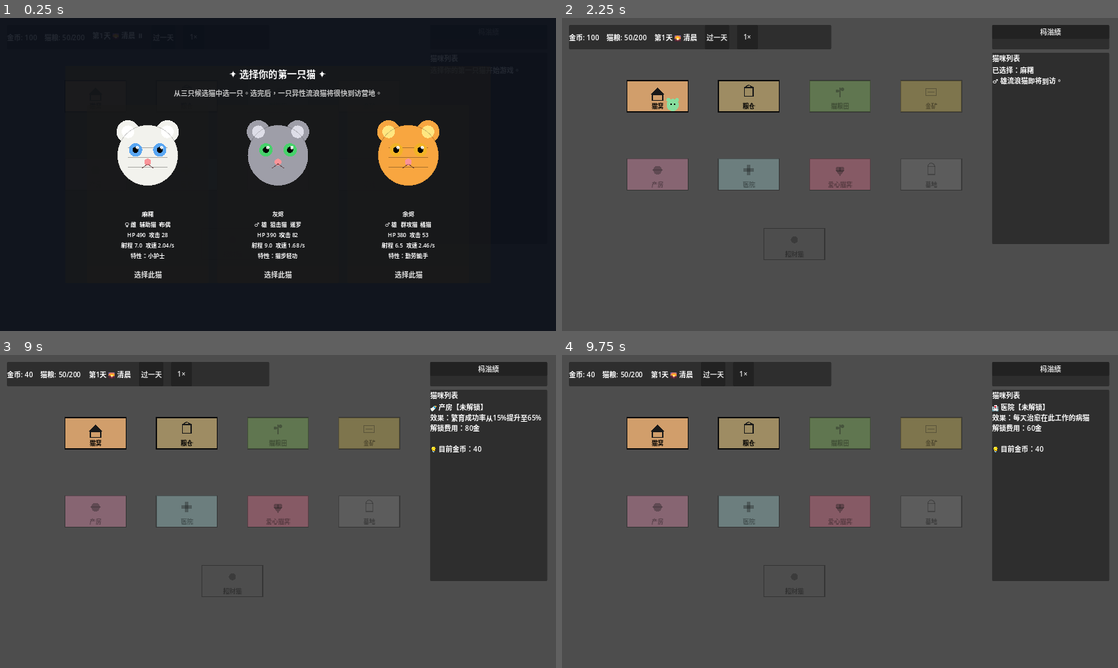
Above: before the commit, frames 1-4 (two rows, left to right).
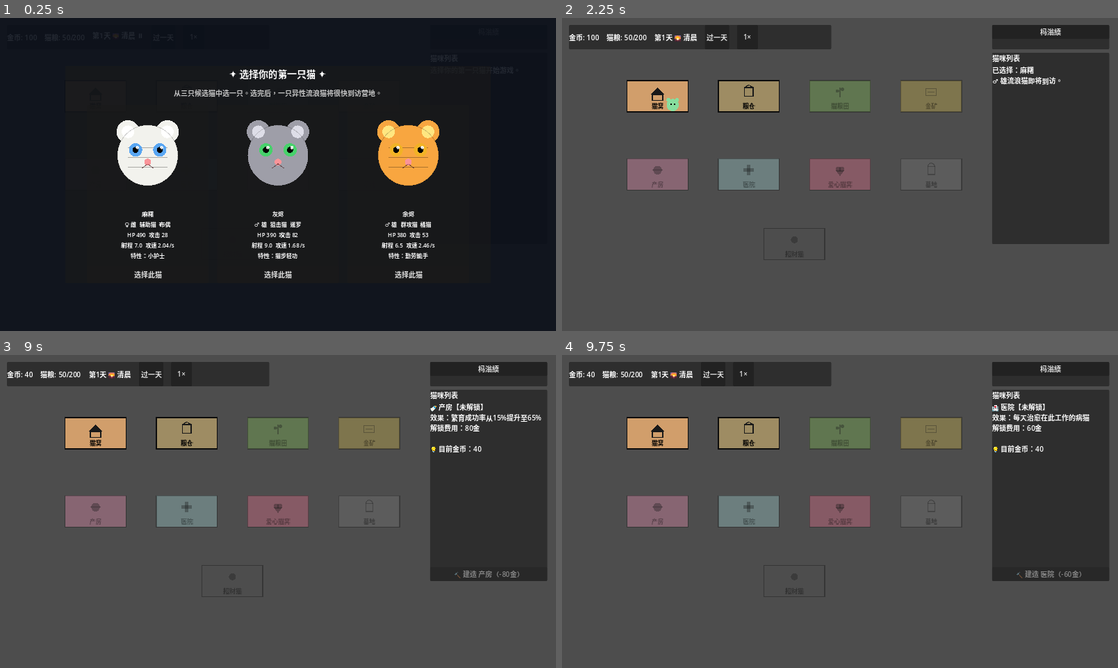
Above: after the commit, the same moments.

Repository: chriszcc1021/superMaomao
Game: Godot game, scene res://scenes/camp/CampScene.tscn
Same seed, same stepped clock (60 frames per second), same inputs: the game is played once before the commit and once after it.
Inputs (mouse positions are in pixels of both pictures, inside the frame that each line leads up to):
- Up to frame 1 (0.25 s): no input
- Up to frame 2 (2.25 s): click "过一天" at 0.5 s; click "1×" at 1.25 s; click "选择此猫" at 2 s
- Up to frame 3 (9 s): click "1×" at 2.75 s; click (183, 373) at 3.5 s; click "杩滃緛" at 4.25 s; click "开始/继续" at 5 s; click "开始/继续" at 5.75 s; click "返回营地" at 6.5 s; tap Enter at 7.25 s; drag from (94, 433) to (189, 511) at 7.27 s; click "🏠 扩建猫窝 -60金（5→6格）" at 8 s; tap Space at 8.75 s; drag from (94, 511) to (278, 433) at 8.77 s
- Up to frame 4 (9.75 s): tap Enter at 9.5 s; move the mouse to (751, 511) at 9.52 s; hold D from 9.53 s (still down); tap E at 9.6 s; click (751, 511) at 9.67 s

The runs differ from the first frame. In frame 3, 0.1% of the frame differs, in the area x 81-94%, y 68-72%; in frame 4, 0.1%, in the area x 81-94%, y 20-72%.

Commit message:
feat: P1 繁育端到端连通
① GameState.build_building() — 新方法，扣钱+set_building_state，建筑建造流程
② CampScene._show_building_preview — 加建造按钮，_on_build_building() 处理逻辑
   建完后 _spawn_buildings()+_refresh_all()+_show_building_sidebar() 三步刷新
③ BreedingUI 全中文化
   - open_for_building / _make_slot_card / _open_form_for_slot
   - _refresh_parent_options / _update_prediction / _on_confirm_pressed
   - _refresh_upgrade_button / _on_upgrade_pressed
④ BreedingUI._collect_breedable_cats — 用 .assign() 修 Variant→Array 类型转换

Diff:
--- a/autoload/GameState.gd
+++ b/autoload/GameState.gd
@@ -357,6 +357,16 @@
 # ─── 建筑升级 ─────────────────────────────────────────────────────────────────
 
 ## 返回升级是否成功
+## 建造一个新建筑。成功返回 true，失败返回 false。
+func build_building(building_id: String) -> bool:
+	if has_building(building_id):
+		return false  # 已建造
+	var cost: int = int(GameConstants.BUILDING_COSTS.get(building_id, 0))
+	if cost > 0 and not spend_coins(cost):
+		return false
+	set_building_state(building_id, true)
+	return true
+
 func upgrade_building(building_id: String) -> bool:
 	match building_id:
 		"cat_house":
--- a/scenes/camp/CampScene.gd
+++ b/scenes/camp/CampScene.gd
@@ -242,6 +242,13 @@
 		lines.append("")
 		lines.append("💡 目前金币：%d" % _game_state.coins)
 	_set_sidebar_text("\n".join(lines))
+	# 建造按钮
+	var can_afford: bool = _game_state.coins >= cost
+	_add_action_button(
+		"🔨 建造 %s（-%d金）" % [_building_display_name(building_id), cost],
+		_on_build_building.bind(building_id),
+		can_afford
+	)
 
 func _refresh_cat_nodes() -> void:
 	for child: Node in _cats_root.get_children():
@@ -471,6 +478,17 @@
 		_set_sidebar_text("\n\n".join(biographies))
 	_refresh_all()
 
+func _on_build_building(building_id: String) -> void:
+	if _game_state == null:
+		return
+	var ok: bool = _game_state.build_building(building_id)
+	if ok:
+		_spawn_buildings()  # 刷新建筑外观（半透明→正常）
+		_refresh_all()
+		_show_building_sidebar(building_id)
+	else:
+		_set_sidebar_text("❌ 建造失败（金币不足或已建造）")
+
 func _on_upgrade_building(building_id: String) -> void:
 	if _game_state == null:
 		return
--- a/scenes/camp/ui/BreedingUI.gd
+++ b/scenes/camp/ui/BreedingUI.gd
@@ -50,7 +50,7 @@
 		_open_form_for_slot(slot_idx)
 	else:
 		_form_panel.visible = false
-		_status_label.text = "No breeding slot is currently free."
+		_status_label.text = "所有坑位均已占用，请等待幼崽出生。"
 
 func refresh() -> void:
 	if _game_state == null:
@@ -74,33 +74,33 @@
 	card.add_child(vbox)
 
 	var title := Label.new()
-	title.text = "Slot %d" % (idx + 1)
+	title.text = "坑位 %d" % (idx + 1)
 	title.horizontal_alignment = HORIZONTAL_ALIGNMENT_CENTER
 	vbox.add_child(title)
 
 	if slot.get("active", false):
 		var father: CatData = _game_state.find_cat(str(slot.get("father_id", "")))
 		var mother: CatData = _game_state.find_cat(str(slot.get("mother_id", "")))
-		var father_name := str(father.cat_name) if father != null else "Unknown"
-		var mother_name := str(mother.cat_name) if mother != null else "Unknown"
+		var father_name := str(father.cat_name) if father != null else "未知"
+		var mother_name := str(mother.cat_name) if mother != null else "未知"
 
 		var info := Label.new()
-		info.text = "M %s\nF %s" % [father_name, mother_name]
+		info.text = "♂ %s\n♀ %s" % [father_name, mother_name]
 		info.autowrap_mode = TextServer.AUTOWRAP_WORD_SMART
 		vbox.add_child(info)
 
 		var days_label := Label.new()
-		days_label.text = "%d day(s) left" % int(slot.get("days_remaining", 0))
+		days_label.text = "还需 %d 天" % int(slot.get("days_remaining", 0))
 		days_label.horizontal_alignment = HORIZONTAL_ALIGNMENT_CENTER
 		vbox.add_child(days_label)
 	else:
 		var empty_label := Label.new()
-		empty_label.text = "Empty slot"
+		empty_label.text = "空闲"
 		empty_label.horizontal_alignment = HORIZONTAL_ALIGNMENT_CENTER
 		vbox.add_child(empty_label)
 
 		var btn := Button.new()
-		btn.text = "Start breeding"
+		btn.text = "开始繁育"
 		btn.pressed.connect(func() -> void: _open_form_for_slot(idx))
 		vbox.add_child(btn)
 
@@ -111,7 +111,7 @@
 	_form_panel.visible = true
 	_available_cats = _collect_breedable_cats()
 	_refresh_parent_options()
-	_status_label.text = "Choose a father and mother for slot %d." % (slot_idx + 1)
+	_status_label.text = "为坑位 %d 选择父猫和母猫。" % (slot_idx + 1)
 
 func _bind_static_options() -> void:
 	_breed_option.clear()
@@ -143,7 +143,7 @@
 	_male_count = males.size()
 	_confirm_button.disabled = males.is_empty() or females.is_empty()
 	if males.is_empty() or females.is_empty():
-		_prediction_label.text = "Need at least one male cat and one female cat."
+		_prediction_label.text = "需要至少一只公猫和一只母猫才能繁育。"
 		return
 	_update_prediction()
 
@@ -154,13 +154,13 @@
 	var father = _selected_parent(_father_option)
 	var mother = _selected_parent(_mother_option)
 	if father == null or mother == null:
-		_prediction_label.text = "Select both parents first."
+		_prediction_label.text = "请先选择父猫和母猫。"
 		return
 	if father == mother:
-		_prediction_label.text = "The two parents must be different cats."
+		_prediction_label.text = "父猫和母猫不能是同一只。"
 		return
 	var predicted = _breeding_system.predict_range(father, mother, _selected_child_breed(), _selected_child_profession(), 100)
-	_prediction_label.text = "Predicted child range:\nHP %.0f - %.0f  ATK %.0f - %.0f\nASPD %.2f - %.2f  RNG %.1f - %.1f\nCRIT %.0f%% - %.0f%%" % [
+	_prediction_label.text = "子代属性预测范围：\nHP %.0f–%.0f  攻击 %.0f–%.0f\n攻速 %.2f–%.2f  射程 %.1f–%.1f\n暴击率 %.0f%%–%.0f%%" % [
 		predicted.hp_min, predicted.hp_max,
 		predicted.atk_min, predicted.atk_max,
 		predicted.aspd_min, predicted.aspd_max,
@@ -174,23 +174,23 @@
 	var father = _selected_parent(_father_option)
 	var mother = _selected_parent(_mother_option)
 	if father == null or mother == null:
-		_status_label.text = "Select both parents first."
+		_status_label.text = "请先选择父猫和母猫。"
 		return
 	if father == mother:
-		_status_label.text = "The two parents must be different cats."
+		_status_label.text = "父猫和母猫不能是同一只。"
 		return
 	if not _game_state.has_free_cat_house_slot():
-		_status_label.text = "The cat house is full."
+		_status_label.text = "猫窝已满，请先扩建猫窝。"
 		return
 
 	var ok: bool = _game_state.start_breeding_in_slot(_active_slot_idx, father.id, mother.id, _selected_child_breed(), _selected_child_profession())
 	if ok:
-		_status_label.text = "Breeding started. The kitten arrives in %d day(s)." % GameConstants.BREEDING_SLOT_CD_DAYS
+		_status_label.text = "繁育开始！幼崽将在 %d 天后出生。" % GameConstants.BREEDING_SLOT_CD_DAYS
 		_form_panel.visible = false
 		_active_slot_idx = -1
 		refresh()
 	else:
-		_status_label.text = "Breeding could not be started."
+		_status_label.text = "繁育启动失败（可能猫咪条件不满足或本次概率未命中）。"
 
 func _refresh_upgrade_button() -> void:
 	if _game_state == null:
@@ -198,12 +198,12 @@
 	var slots: int = _game_state.max_breeding_slots
 	var max_slots: int = GameConstants.BREEDING_SLOT_MAX
 	if slots >= max_slots:
-		_upgrade_button.text = "Slots maxed"
+		_upgrade_button.text = "坑位已达上限"
 		_upgrade_button.disabled = true
 		return
 	var cost_idx: int = slots - 1
 	var cost: int = int(GameConstants.BREEDING_SLOT_UPGRADE_COSTS[cost_idx])
-	_upgrade_button.text = "Upgrade nursery +1 slot (%d coins)" % cost
+	_upgrade_button.text = "扩建产房 +1 坑位（%d金）" % cost
 	_upgrade_button.disabled = _game_state.coins < cost
 
 func _on_upgrade_pressed() -> void:
@@ -211,16 +211,19 @@
 		return
 	var ok: bool = _game_state.upgrade_building("nursery")
 	if ok:
-		_status_label.text = "Nursery upgraded. Total slots: %d." % _game_state.max_breeding_slots
+		_status_label.text = "产房升级成功！当前坑位：%d。" % _game_state.max_breeding_slots
 		refresh()
 	else:
-		_status_label.text = "Cannot upgrade the nursery right now."
+		_status_label.text = "升级失败（金币不足）。"
 
 func _collect_breedable_cats() -> Array:
 	if _game_state == null:
 		return []
 	if _game_state.has_method("get_breedable_cats"):
-		return _game_state.get_breedable_cats()
+		var raw = _game_state.get_breedable_cats()
+		var result: Array = []
+		result.assign(raw)
+		return result
 	var result: Array = []
 	for cat in _game_state.cats:
 		if cat == null:
